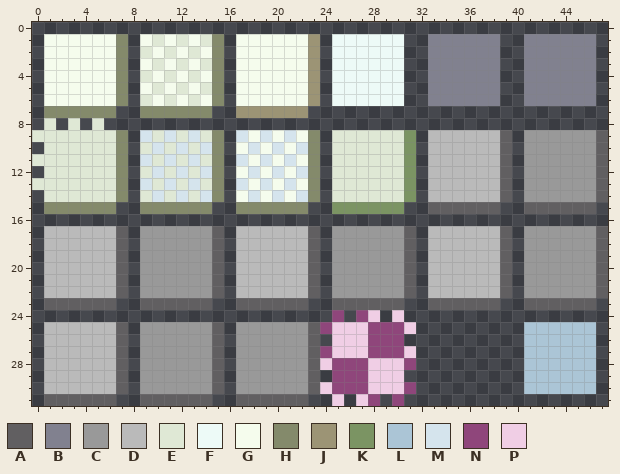
Two states of a pixel-art sprite, docs/assets/images/mapTiles.png. Above is the file before it was changed.
The file is 48x32 pixels. Colours within 5 levels of each other are drawn and written as one.
Palette (. is transparent): A #615f61  B #81818f  C #999999  D #bababa  E #dfe8d5  F #edfaf7  G #f5fced  H #848a6b  J #9c9475  K #7b9463  L #abc5d6  M #d5e4ed  N #8f467b  P #f0cee5
Pixels before, first column x 0:
 1 .GGGGGGH.GEGEGEH.GGGGGGJ.FFFFFF..BBBBBB..BBBBBB.
 2 .GGGGGGH.EGEGEGH.GGGGGGJ.FFFFFF..BBBBBB..BBBBBB.
 3 .GGGGGGH.GEGEGEH.GGGGGGJ.FFFFFF..BBBBBB..BBBBBB.
 4 .GGGGGGH.EGEGEGH.GGGGGGJ.FFFFFF..BBBBBB..BBBBBB.
 5 .GGGGGGH.GEGEGEH.GGGGGGJ.FFFFFF..BBBBBB..BBBBBB.
 6 .GGGGGGH.EGEGEGH.GGGGGGJ.FFFFFF..BBBBBB..BBBBBB.
 7 .HHHHHH..HHHHHH..JJJJJJ.........................
 8 .E.E.E..........................................
 9 EEEEEEEH.MEMEMEH.MGMGMGH.EEEEEEK.DDDDDDA.CCCCCCA
10 .EEEEEEH.EMEMEMH.GMGMGMH.EEEEEEK.DDDDDDA.CCCCCCA
11 EEEEEEEH.MEMEMEH.MGMGMGH.EEEEEEK.DDDDDDA.CCCCCCA
12 .EEEEEEH.EMEMEMH.GMGMGMH.EEEEEEK.DDDDDDA.CCCCCCA
13 EEEEEEEH.MEMEMEH.MGMGMGH.EEEEEEK.DDDDDDA.CCCCCCA
14 .EEEEEEH.EMEMEMH.GMGMGMH.EEEEEEK.DDDDDDA.CCCCCCA
15 .HHHHHH..HHHHHH..HHHHHH..KKKKKK..AAAAAA..AAAAAA.
16 ................................................
17 .DDDDDDA.CCCCCCA.DDDDDDA.CCCCCCA.DDDDDDA.CCCCCCA
18 .DDDDDDA.CCCCCCA.DDDDDDA.CCCCCCA.DDDDDDA.CCCCCCA
19 .DDDDDDA.CCCCCCA.DDDDDDA.CCCCCCA.DDDDDDA.CCCCCCA
20 .DDDDDDA.CCCCCCA.DDDDDDA.CCCCCCA.DDDDDDA.CCCCCCA
21 .DDDDDDA.CCCCCCA.DDDDDDA.CCCCCCA.DDDDDDA.CCCCCCA
22 .DDDDDDA.CCCCCCA.DDDDDDA.CCCCCCA.DDDDDDA.CCCCCCA
23 .AAAAAA..AAAAAA..AAAAAA..AAAAAA..AAAAAA..AAAAAA.
24 .........................N.NP.P.................
25 .DDDDDDA.CCCCCCA.CCCCCCANPPPNNNP.........LLLLLL.
26 .DDDDDDA.CCCCCCA.CCCCCCA.PPPNNN..........LLLLLL.
27 .DDDDDDA.CCCCCCA.CCCCCCANPPPNNNP.........LLLLLL.
28 .DDDDDDA.CCCCCCA.CCCCCCAPNNNPPPN.........LLLLLL.
29 .DDDDDDA.CCCCCCA.CCCCCCA.NNNPPP..........LLLLLL.
30 .DDDDDDA.CCCCCCA.CCCCCCAPNNNPPPN.........LLLLLL.
31 .AAAAAA..AAAAAA..AAAAAA..P.PN.N.................
After:
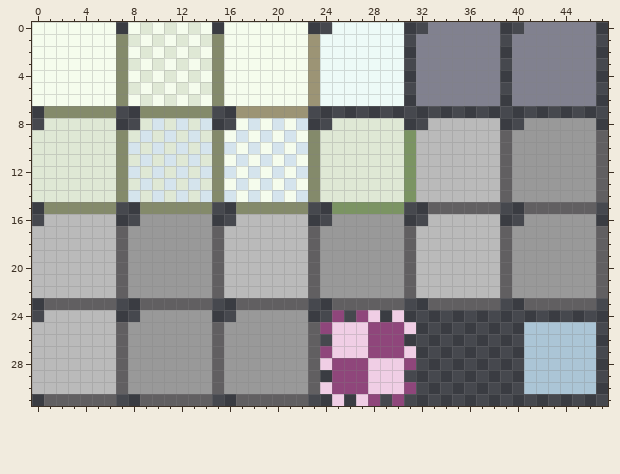
From old to new:
Changed rows in their new state; - is an unchanged pixel.
first column x 0:
 0 GGGGGGG-GEGEGEG-GGGGGGG--FFFFFF--BBBBBB--BBBBBB
 1 G-------E-------G-------F-------B-------B------
 2 G-------G-------G-------F-------B-------B------
 3 G-------E-------G-------F-------B-------B------
 4 G-------G-------G-------F-------B-------B------
 5 G-------E-------G-------F-------B-------B------
 6 G-------G-------G-------F-------B-------B------
 8 --E-E-E--EMEMEM--GMGMGM--EEEEEE--DDDDDD--CCCCCC
 9 --------E-------G-------E-------D-------C------
10 E-------M-------M-------E-------D-------C------
11 --------E-------G-------E-------D-------C------
12 E-------M-------M-------E-------D-------C------
13 --------E-------G-------E-------D-------C------
14 E-------M-------M-------E-------D-------C------
16 -DDDDDD--CCCCCC--DDDDDD--CCCCCC--DDDDDD--CCCCCC
17 D-------C-------D-------C-------D-------C------
18 D-------C-------D-------C-------D-------C------
19 D-------C-------D-------C-------D-------C------
20 D-------C-------D-------C-------D-------C------
21 D-------C-------D-------C-------D-------C------
22 D-------C-------D-------C-------D-------C------
24 -DDDDDD--CCCCCC--CCCCCC------------------------
25 D-------C-------C------------------------------
26 D-------C-------C------------------------------
27 D-------C-------C------------------------------
28 D-------C-------C------------------------------
29 D-------C-------C------------------------------
30 D-------C-------C------------------------------
